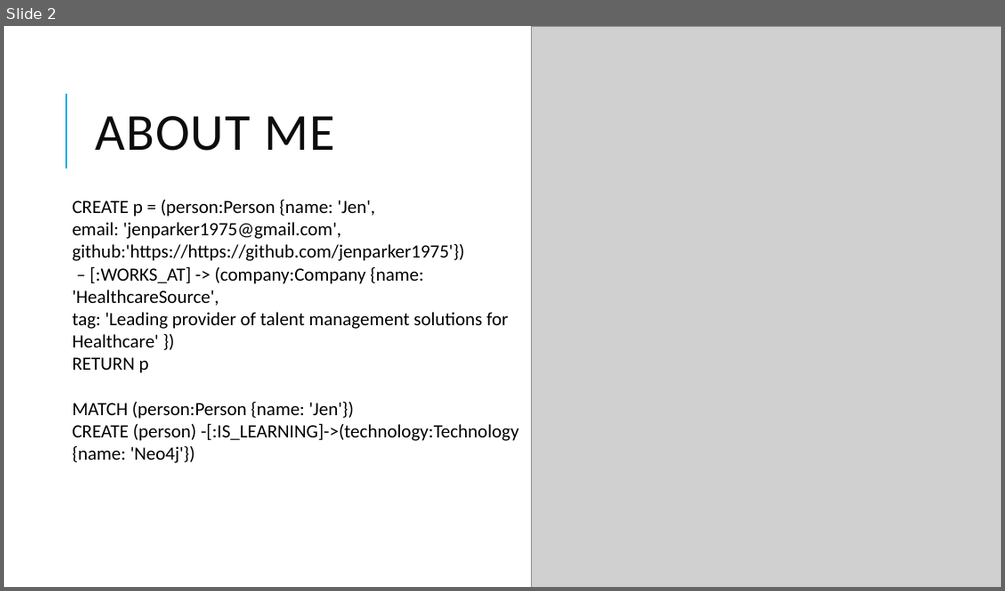
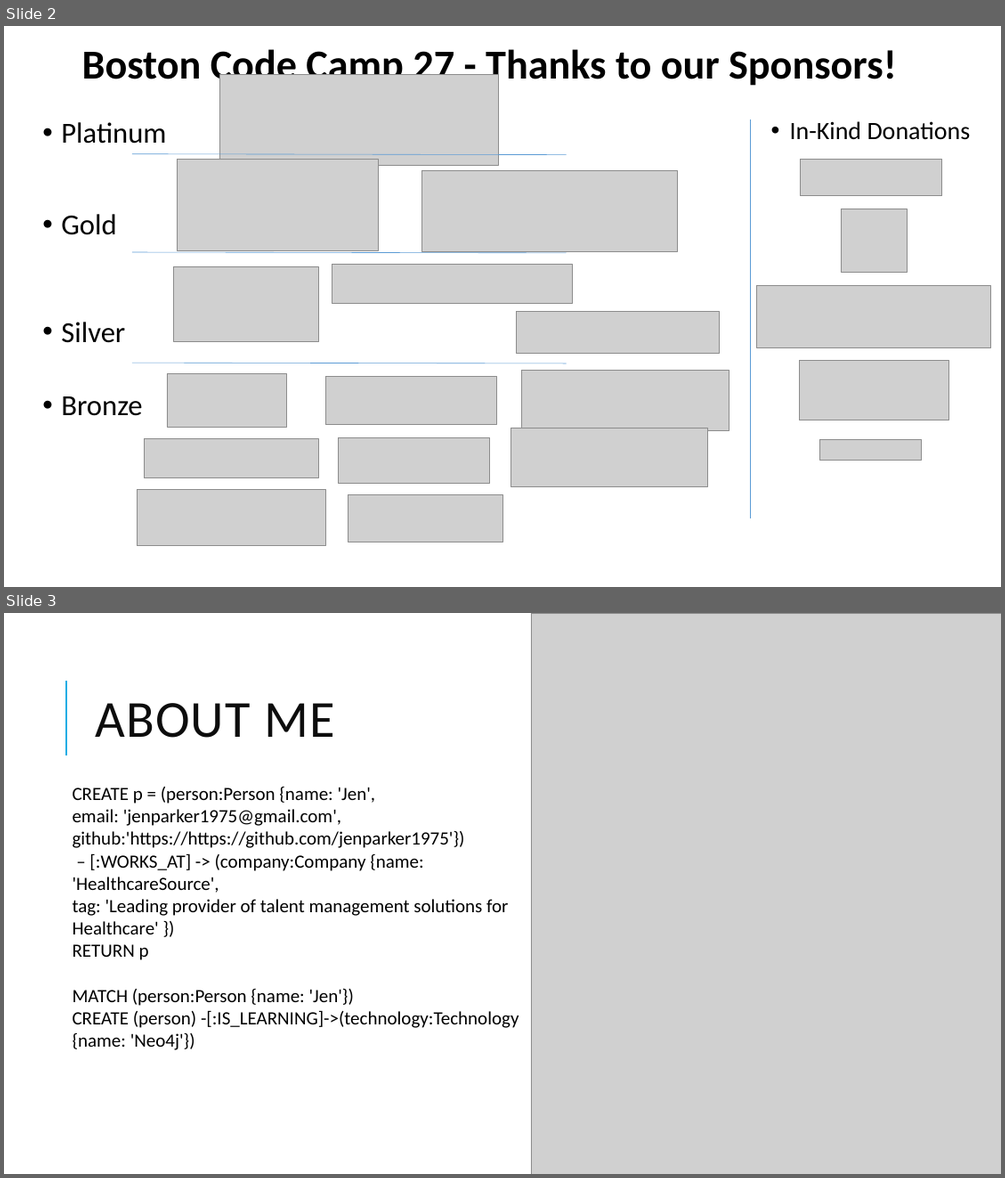
Before and after one commit to jenparker1975/Diabook, a slide deck: presentation/Graph DBs.pptx. Shown one above the other, each under a label of ours: slide 2 before the commit, slides 2 and 3 after it. The pictures are 1005x591 and 1005x1178 pixels, drawn with LibreOffice and Linux fonts; fonts in the diff are those of the drawing; grey boxes stand for pictures. Boxes give left, top, right and bottom in pixels: in the first picture for what was removed or moved away, otherwise in the second. Text is boxed around its words. In the diff, an @@ line names an element or a change of style, - is before the commit and + after.

Commit message:
updated presentation

```diff
--- a/presentation/Graph DBs.pptx
+++ b/presentation/Graph DBs.pptx
@@ slide 2 added at bbox=[4, 26, 1001, 587], background #FFFFFF @@
@@ title added at bbox=[82, 44, 897, 88], 39.6 pt, text #000000, bold @@
+Boston Code Camp 27 - Thanks to our Sponsors!
@@ picture added at bbox=[219, 75, 498, 166] @@
@@ text added at bbox=[61, 122, 166, 416], 28 pt, text #000000 @@
+• Platinum
+• Gold
+• Silver
+• Bronze
@@ line added from (751, 119) to (751, 518), #5B9BD5 0.5 pt @@
@@ text added at bbox=[790, 121, 971, 140], 24 pt, text #000000 @@
+• In-Kind Donations
@@ line added from (566, 155) to (132, 154), #5B9BD5 0.5 pt @@
@@ picture added at bbox=[177, 160, 378, 250] @@
@@ picture added at bbox=[422, 170, 678, 252] @@
@@ picture added at bbox=[801, 160, 942, 196] @@
@@ picture added at bbox=[841, 208, 907, 272] @@
@@ line added from (566, 253) to (132, 252), #5B9BD5 0.5 pt @@
@@ picture added at bbox=[332, 264, 573, 304] @@
@@ picture added at bbox=[174, 266, 319, 341] @@
@@ picture added at bbox=[757, 286, 991, 347] @@
@@ picture added at bbox=[517, 312, 719, 354] @@
@@ line added from (566, 363) to (132, 362), #5B9BD5 0.5 pt @@
@@ picture added at bbox=[521, 370, 729, 431] @@
@@ picture added at bbox=[799, 361, 948, 420] @@
@@ picture added at bbox=[167, 374, 287, 426] @@
@@ picture added at bbox=[325, 376, 497, 425] @@
@@ picture added at bbox=[144, 439, 319, 477] @@
@@ picture added at bbox=[339, 437, 490, 483] @@
@@ picture added at bbox=[511, 427, 707, 487] @@
@@ picture added at bbox=[821, 440, 922, 460] @@
@@ picture added at bbox=[138, 489, 325, 546] @@
@@ picture added at bbox=[348, 495, 502, 541] @@
@@ what was slide 2 is now slide 3 @@
```
Also in this commit, not shown: 1 slide changed.
